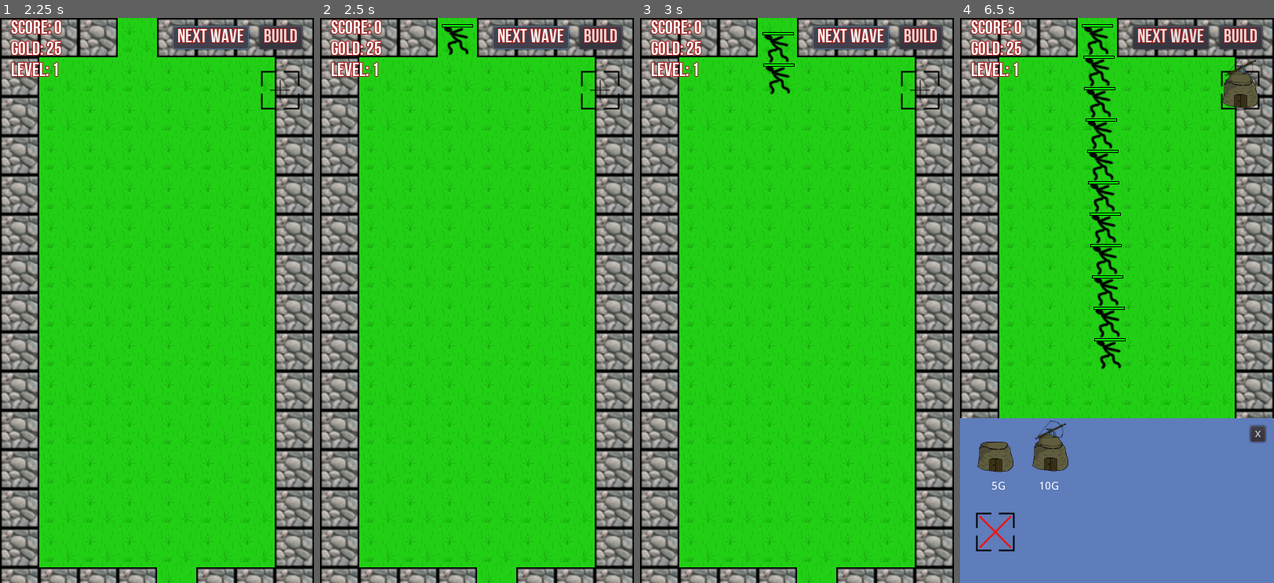
Above: before the commit, frames 1-4 (left to right).
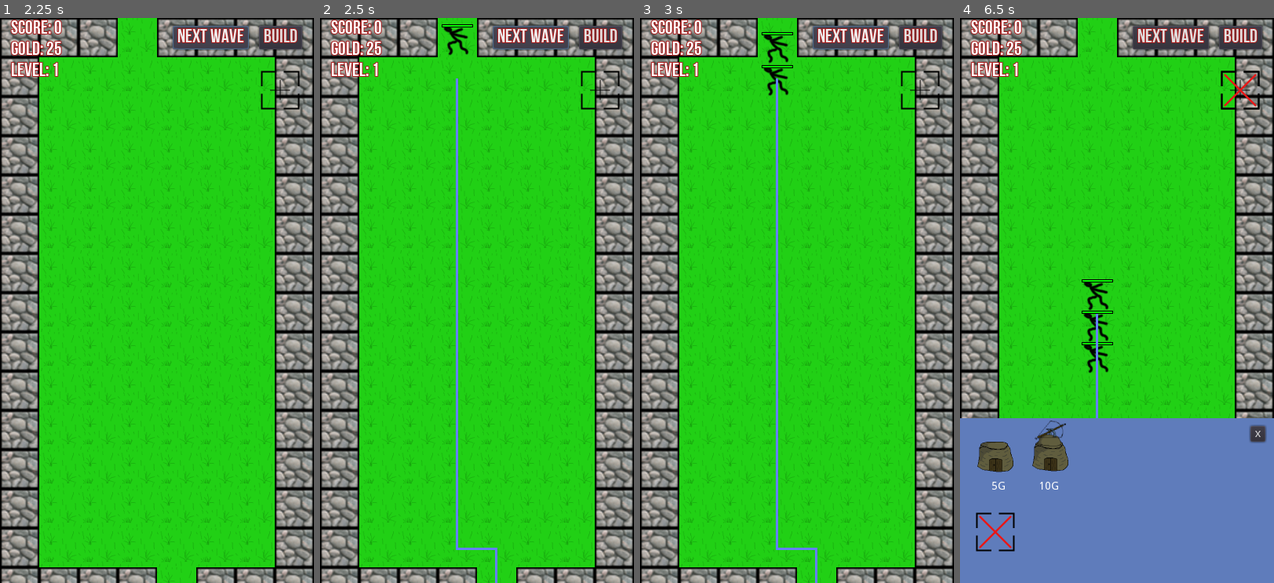
Above: after the commit, the same moments.

Repository: thewillwillhelp/godot-td
Game: Godot game, scene res://scenes/MainMenu.tscn
Two runs of this game, one before a commit and one after it. Both use one fixed random seed, a clock stepped at 60 frames per second and the inputs below.
Inputs (mouse positions are in pixels of both pictures, inside the frame that each line leads up to):
- Up to frame 1 (2.25 s): click "New free game" at 0.5 s; click (279, 91) at 1.25 s; click "Next wave" at 2 s
- Up to frame 2 (2.5 s): no input
- Up to frame 3 (3 s): click "Next wave" at 2.75 s
- Up to frame 4 (6.5 s): click "Build" at 3.5 s; click "5G" at 4.25 s; click "10G" at 5 s; click (994, 532) at 5.75 s

Frame 1 is identical in both runs. In frame 2, 0.7% of the frame differs, in the area x 39-57%, y 1-100%; in frame 3, 1.1%; in frame 4, 3.8%, in the area x 38-96%, y 1-71%.

Commit message:
feat: custom pathfinding algorithm (a-star) feat: do not allow block the path feat: show destroy icon in build preview feat: clicking on build preview resets build target feat: do not reset build target after each building

Diff:
--- a/scenes/BattleFieldScene.gd
+++ b/scenes/BattleFieldScene.gd
@@ -3,9 +3,25 @@
 export (PackedScene) var mob_scene: PackedScene
 
 var tower_scene: PackedScene = preload("res://scenes/towers/SimpleTower.tscn")
+var utils: GDScript = preload("res://utils/Utils.gd")
+var icon_destroy_construction = preload("res://assets/images/destroy-construction.png")
+var icons_sprite_set = preload("res://assets/images/SpriteSet.png")
 
 const PREVIEW_TOWER_RECT: Rect2 = Rect2(50, 0, 50, 100)
 const PREVIEW_WALL_RECT: Rect2 = Rect2(0, -50, 50, 100)
+const PREVIEW_DESTROY_CONSTRUCTION_RECT: Rect2 = Rect2(0, -100, 100, 200)
+
+const BUILDING_AREA_ALLOWED_TOP_LEFT = Vector2(1, 1)
+const BUILDING_AREA_ALLOWED_BOTTOM_RIGHT = Vector2(6, 13)
+const DEFAULT_BATTLEFIELD_ROWS_NUMBER = 15
+const DEFAULT_BATTLEFIELD_COLUMNS_NUMBER = 8
+const GRASS_TILE_INDEX = 1
+const STONE_WALL_TILE_INDEX = 0
+
+signal battlefield_data_updated
+
+# mainTileMap should reflect this data:
+var battlefield_data = []
 
 var field_structures = []
 var start_position = Vector2(3, 0)
@@ -23,36 +39,38 @@
 
 # Called when the node enters the scene tree for the first time.
 func _ready():
-    main_tile_map = $BattleField/Navigation2D/MainTileMap
-    background_tile_map = $BattleField/Navigation2D/BackgroundTileMap
+    main_tile_map = $BattleField/MainTileMap
+    background_tile_map = $BattleField/BackgroundTileMap
+    start_new_game()
+
+func start_new_game():
+    battlefield_data = create_initial_battlefield(DEFAULT_BATTLEFIELD_COLUMNS_NUMBER, DEFAULT_BATTLEFIELD_ROWS_NUMBER)
+    update_battle_field_view(battlefield_data)
     update_score_label()
 
 # Called every frame. 'delta' is the elapsed time since the previous frame.
 #func _process(delta):
 #    pass
 
-func is_point_in_area(point, area_start, area_end):
-    if point.x < area_start.x || point.x > area_end.x:
-        return false
-    if point.y < area_start.y || point.y > area_end.y:
-        return false
-    return true
-
 func add_construction(position, construction_name):
     var construction_tile = main_tile_map.get_tileset().find_tile_by_name(construction_name)
     var cell_position = main_tile_map.world_to_map(position)
-    main_tile_map.set_cellv(cell_position, construction_tile)
 
     var unwalkable_grass_tile = background_tile_map.get_tileset().find_tile_by_name("grass_non_walkable")
     background_tile_map.set_cellv(cell_position, unwalkable_grass_tile)
 
     remove_hidden_structures(cell_position)
+
+    battlefield_data[cell_position.y][cell_position.x].type = construction_tile
+    update_battle_field_view(battlefield_data)
 
 func remove_construction(position):
     var construction_tile = main_tile_map.get_tileset().find_tile_by_name("grass")
     var cell_position = main_tile_map.world_to_map(position)
     main_tile_map.set_cellv(cell_position, construction_tile)
 
+    battlefield_data[cell_position.y][cell_position.x].type = 1
+    update_battle_field_view(battlefield_data)
     remove_hidden_structures(cell_position)
 
 func add_stone_wall(position):
@@ -92,13 +110,6 @@
         $BattleField.remove_child(field_structures[index_of_hidden_structer_by_position].tower)
         field_structures.remove(index_of_hidden_structer_by_position)
 
-
-func find_path(target_position, entity):
-    var mob = entity
-    var path = $BattleField/Navigation2D.get_simple_path(mob.position, target_position, true)
-    $BattleField/Line2D.points = path
-    mob.escape_path = path
-
 func _on_mob_create_timer_timeout():
     if current_wave_counter == 0:
         $mob_create_timer.stop()
@@ -137,8 +148,11 @@
     next_mob.position = main_tile_map.map_to_world(start_position) + main_tile_map.cell_size / 2
 
     var target_position = main_tile_map.map_to_world(end_position) + main_tile_map.cell_size
+    next_mob.world_tilemap = main_tile_map
+    next_mob.target_position = end_position
     next_mob.connect("was_killed", self, "on_kill_mob")
-    find_path(target_position, next_mob)
+    self.connect("battlefield_data_updated", next_mob, "on_battlefield_data_changed")
+    next_mob.update_escaped_path(battlefield_data)
 
 func update_score_label():
     # @TODO separte these labels
@@ -170,7 +184,11 @@
     if current_wave_counter > 0:
         return
 
-    current_wave_counter = randi() % 20
+    var mobs_for_level = game_level
+    if mobs_for_level > 20: mobs_for_level = 20
+    var bonus_mobs = (randi() % (game_level + 2)) % 10
+
+    current_wave_counter = mobs_for_level + bonus_mobs
     $mob_create_timer.start()
 
 
@@ -179,8 +197,10 @@
         var battleFieldRect = $BattleField.get_rect()
         if event.button_index == BUTTON_LEFT:
             if event.is_pressed():
-                # print("Mouse Click/Unclick at: ", event.position)
-                # if is_point_in_area(event.position, battleFieldRect.position, battleFieldRect.end):
+                if (not is_cell_available_for_building(event.position - battleFieldRect.position) and
+                    target_building != "DESTROY"):
+                    return
+
                 if target_building == "wall":
                     add_stone_wall(event.position - battleFieldRect.position)
                 elif target_building == "tower":
@@ -188,8 +208,8 @@
                 elif target_building == "DESTROY":
                     remove_construction(event.position - battleFieldRect.position)
 
-                target_building = ""
-                update_building_preview()
+                # target_building = ""
+                update_building_preview(target_building)
 
         if event.button_index == BUTTON_RIGHT:
             pass
@@ -199,14 +219,62 @@
 
 func _on_BuildingMenu_destroy_construction_selected():
     target_building = "DESTROY"
+    update_building_preview(target_building)
 
 func update_building_preview(building_target: String = ""):
     var building_preview_sprite = $SelectionPreview/Button/Sprite
+    building_preview_sprite.set_scale(Vector2(2, 2))
+    building_preview_sprite.texture = icons_sprite_set
     if building_target == "tower":
         building_preview_sprite.set_region_rect(PREVIEW_TOWER_RECT)
         building_preview_sprite.visible = true
     elif building_target == "wall":
         building_preview_sprite.set_region_rect(PREVIEW_WALL_RECT)
         building_preview_sprite.visible = true
+    elif building_target == "DESTROY":
+        building_preview_sprite.set_scale(Vector2(1, 1))
+        building_preview_sprite.texture = icon_destroy_construction
+        building_preview_sprite.set_region_rect(PREVIEW_DESTROY_CONSTRUCTION_RECT)
+        building_preview_sprite.visible = true
     else:
         building_preview_sprite.visible = false
+
+func is_cell_available_for_building(position: Vector2) -> bool:
+    var cell_position = main_tile_map.world_to_map(position)
+    var current_cell_type: int = battlefield_data[cell_position.y][cell_position.x].type
+    battlefield_data[cell_position.y][cell_position.x].type = 0
+    var came_from_map = utils.get_came_from_map(battlefield_data, start_position, end_position)
+    var path = utils.find_the_path(came_from_map, start_position, end_position)
+    battlefield_data[cell_position.y][cell_position.x].type = current_cell_type
+    return len(path) > 0
+
+func create_initial_battlefield(width: int, height: int):
+    var battlefield_data = []
+    battlefield_data.resize(height)
+
+    for row_index in range(0, height):
+        battlefield_data[row_index] = []
+        battlefield_data[row_index].resize(width)
+        for cell_index in range(0, width):
+            var cell = { "type": GRASS_TILE_INDEX }
+            if ((cell_index == 0 or cell_index == width-1 or
+                row_index == 0 or row_index == height-1) and
+                start_position.distance_squared_to(Vector2(cell_index, row_index)) != 0 and
+                end_position.distance_squared_to(Vector2(cell_index, row_index)) != 0):
+                cell.type = 0
+
+            battlefield_data[row_index][cell_index] = cell
+
+    return battlefield_data
+
+func update_battle_field_view(battlefield_data):
+    for row_index in range(0, len(battlefield_data)):
+        for cell_index in range(0, len(battlefield_data[row_index])):
+            main_tile_map.set_cell(cell_index, row_index, battlefield_data[row_index][cell_index].type)
+
+    emit_signal("battlefield_data_updated", battlefield_data)
+
+
+func _on_SelectionPreview_pressed():
+    target_building = ""
+    update_building_preview(target_building)
--- a/scenes/BattleFieldScene.tscn
+++ b/scenes/BattleFieldScene.tscn
@@ -28,25 +28,22 @@
 "_edit_use_anchors_": false
 }
 
-[node name="Navigation2D" type="Navigation2D" parent="BattleField"]
-
-[node name="BackgroundTileMap" type="TileMap" parent="BattleField/Navigation2D"]
+[node name="BackgroundTileMap" type="TileMap" parent="BattleField"]
 tile_set = ExtResource( 3 )
 cell_size = Vector2( 50, 50 )
 cell_tile_origin = 1
 format = 1
-tile_data = PoolIntArray( 131074, 1, 0, 131075, 1, 0, 131076, 1, 0, 196610, 1, 0, 196611, 1, 0, 196612, 1, 0, 262146, 1, 0, 262147, 1, 0, 262148, 1, 0 )
 __meta__ = {
 "_editor_description_": ""
 }
 
-[node name="MainTileMap" type="TileMap" parent="BattleField/Navigation2D"]
+[node name="MainTileMap" type="TileMap" parent="BattleField"]
 tile_set = ExtResource( 3 )
 cell_size = Vector2( 50, 50 )
 cell_tile_origin = 1
 collision_layer = 2
 format = 1
-tile_data = PoolIntArray( 0, 0, 0, 1, 0, 0, 2, 0, 0, 3, 1, 0 …(135 unchanged characters)…  0, 0, 131072, 0, 0, 131073, 1, 0, 131077, 1, 0, 131078, 1, 0, 131079, 0, 0, 196608, 0, 0, 196609, 1, 0, 196613, 1, 0, 196614, 1, 0, 196615, 0, 0, 262144, 0, 0, 262145, 1, 0, 262149, 1, 0, 262150, 1, 0, 2621 …(1130 unchanged characters)…
+tile_data = PoolIntArray( 0, 0, 0, 1, 0, 0, 2, 0, 0, 3, 1, 0 …(135 unchanged characters)…  0, 0, 131072, 0, 0, 131073, 1, 0, 131074, 1, 0, 131075, 1, 0, 131076, 1, 0, 131077, 1, 0, 131078, 1, 0, 131079, 0, 0, 196608, 0, 0, 196609, 1, 0, 196610, 1, 0, 196611, 1, 0, 196612, 1, 0, 196613, 1, 0, 196614, 1, 0, 196615, 0, 0, 262144, 0, 0, 262145, 1, 0, 262146, 1, 0, 262147, 1, 0, 262148, 1, 0, 262149, 1, 0, 262150, 1, 0, 2621 …(1130 unchanged characters)…
 
 [node name="Line2D" type="Line2D" parent="BattleField"]
 visible = false
@@ -132,3 +129,4 @@
 [connection signal="wall_selected" from="BuildingMenu" to="." method="_on_BuildingMenu_wall_selected"]
 [connection signal="pressed" from="BuildingMenuButton" to="." method="_on_BuildingMenuButton_pressed"]
 [connection signal="pressed" from="StartWaveButton" to="." method="_on_StartWaveButton_pressed"]
+[connection signal="pressed" from="SelectionPreview/Button" to="." method="_on_SelectionPreview_pressed"]
--- a/scenes/MobScene.gd
+++ b/scenes/MobScene.gd
@@ -1,4 +1,6 @@
 extends Node2D
+
+var utils: GDScript = preload("res://utils/Utils.gd")
 
 signal was_killed
 
@@ -11,6 +13,9 @@
 var speed = 100
 var world_tilemap: TileMap
 var enemy_type = 1
+var came_from_map: Dictionary
+# target position in tilemap cells
+var target_position: Vector2
 
 # Called when the node enters the scene tree for the first time.
 func _ready():
@@ -26,6 +31,7 @@
 
 func move_along_path(distance):
     var start_position = position
+    update_path_line()
     for i in range(escape_path.size()):
         var distance_to_next = start_position.distance_to(escape_path[0])
         if distance <= distance_to_next and distance >= 0:
@@ -34,6 +40,7 @@
         elif distance < 0:
             position = escape_path[0]
             set_process(false)
+
         start_position = escape_path[0]
         escape_path.remove(0)
 
@@ -70,3 +77,21 @@
         # @TODO damage depends on bullet_type
         receive_damage(area)
         area.queue_free()
+
+func on_battlefield_data_changed(updated_battlefield_data) -> void:
+    update_escaped_path(updated_battlefield_data)
+
+func update_escaped_path(battlefield_data) -> void:
+    var current_cell_position = world_tilemap.world_to_map(position)
+    var came_from_map = utils.get_came_from_map(battlefield_data, current_cell_position, target_position)
+    var path = utils.find_the_path(came_from_map, current_cell_position, target_position)
+    var escape_path = utils.convert_tilemap_positions_to_real(world_tilemap, path)
+    update_path_line()
+    set_path(escape_path)
+
+func update_path_line():
+    var path_line = []
+    for step in escape_path:
+        path_line.push_back(step - position)
+
+    $Line2D.points = path_line
--- a/scenes/MobScene.tscn
+++ b/scenes/MobScene.tscn
@@ -48,5 +48,8 @@
 __meta__ = {
 "_edit_use_anchors_": false
 }
+
+[node name="Line2D" type="Line2D" parent="."]
+width = 3.0
 [connection signal="area_entered" from="Area2D" to="." method="_on_Area2D_area_entered"]
 [connection signal="area_shape_entered" from="Area2D" to="." method="_on_Area2D_area_shape_entered"]
--- a/scenes/towers/SimpleTower.gd
+++ b/scenes/towers/SimpleTower.gd
@@ -19,7 +19,6 @@
 #    pass
 
 func shoot_enemy() -> void:
-    # print_debug("shot")
     if not bullet_scene:
         return
 
--- /dev/null
+++ b/utils/Utils.gd
@@ -0,0 +1,67 @@
+# A star algorithm
+static func find_the_path(came_from_map: Dictionary, current_position: Vector2, target_position: Vector2):
+    var target_was_found = target_position in came_from_map
+
+    # combine path from came_from_map notes
+    if target_was_found:
+        if randi() % 100 > 99: print_debug('combine')
+        var way_points = [target_position]
+        var previous_cell = target_position
+        while current_position.distance_squared_to(previous_cell) != 0:
+            previous_cell = came_from_map[previous_cell]
+            way_points.push_front(previous_cell)
+
+        return way_points
+    else:
+        return []
+
+static func get_came_from_map(battlefield_data, current_position: Vector2, target_position: Vector2):
+    var came_from_map = {}
+
+    var queue = [current_position]
+    while (len(queue) != 0):
+        if randi() % 100 > 99: print_debug('get came from map')
+        var next_position = queue.pop_front()
+        if next_position.distance_squared_to(target_position) == 0:
+            break
+
+        var neighbors = find_free_neighbour(battlefield_data, next_position, 1)
+
+        for nei in neighbors:
+            if not nei in came_from_map:
+                came_from_map[nei] = next_position
+
+                var is_nei_in_queue = false
+                for pos in queue:
+                    if nei.distance_squared_to(pos) == 0:
+                        is_nei_in_queue = true
+                        break
+
+                if not is_nei_in_queue:
+                    queue.push_back(nei)
+
+    return came_from_map
+
+static func find_free_neighbour(battlefield_data, cell_position: Vector2, free_cell_type: int):
+    var free_neighbours = []
+    for i in range(-1,2):
+        for j in range(-1,2):
+            if i == cell_position.x and j == cell_position.y:
+                continue
+
+            if abs(i) == abs(j):
+                continue
+
+            var cell_type = battlefield_data[cell_position.y + j][cell_position.x + i].type
+            if free_cell_type == cell_type:
+                free_neighbours.push_back(Vector2(cell_position.x + i, cell_position.y + j))
+
+    return free_neighbours
+
+static func convert_tilemap_positions_to_real(tile_map: TileMap, cells_positions):
+    var real_positions = []
+    var cell_center = Vector2(25, 25)
+    for cell_position in cells_positions:
+        real_positions.push_back(tile_map.map_to_world(cell_position) + cell_center)
+
+    return real_positions
